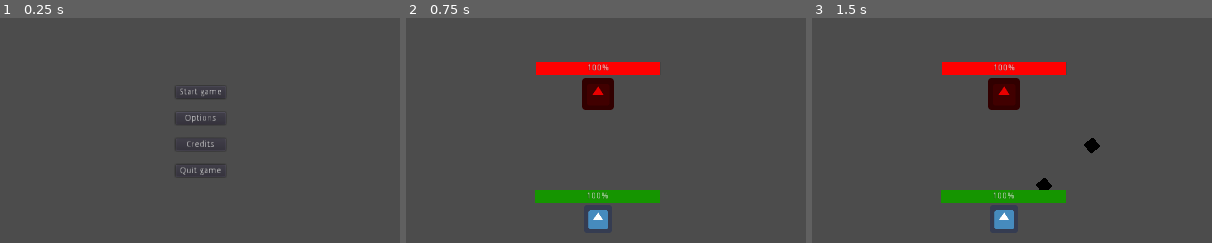
Above: before the commit, frames 1-3 (left to right).
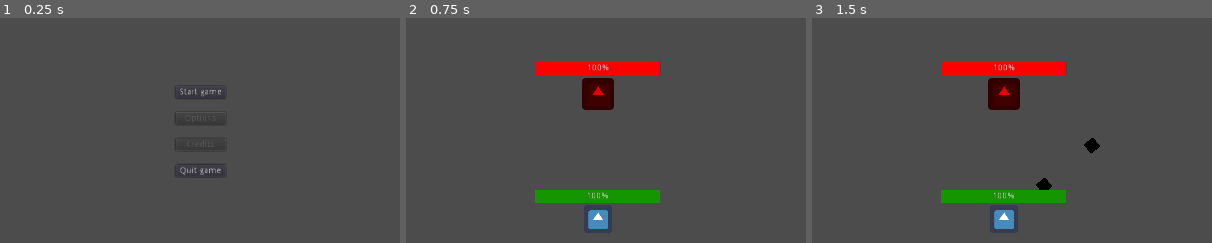
Above: after the commit, the same moments.

Repository: warriormaster12/HeartTale
Game: Godot game, scene res://Levels/MainMenu.tscn
Same seed, same stepped clock (60 frames per second), same inputs: the game is played once before the commit and once after it. The engine's default icon, where the game draws it, is replaced by a stand-in: a white triangle on a blue panel in a dark square.
Inputs (mouse positions are % of the whole screen's width and height, from its top left):
- Up to frame 1 (0.25 s): no input
- Up to frame 2 (0.75 s): click "Start game" at 0.5 s
- Up to frame 3 (1.5 s): move the mouse to (72, 45) at 1.27 s; press the mouse at (72, 45) at 1.28 s
The pictures show only the part of the screen within x 26-76%, y 33-83%; the shares and areas given below are measured in that part.

The runs differ from the first frame. In frame 1, 0.2% of the frame differs, in the area x 46-54%, y 42-58%; in frame 2, nothing differs; in frame 3, nothing differs.

Commit message:
HeartTale 1.0

Diff:
--- a/GameObjects/Enemy/BehaviourTree/BTRoot.gd
+++ b/GameObjects/Enemy/BehaviourTree/BTRoot.gd
@@ -8,6 +8,7 @@
 var can_trigger = true
 var stages = 0
 var do_once = true
+var another_do_once = true
 
 
 # Called when the node enters the scene tree for the first time.
@@ -19,10 +20,11 @@
 
 # Called every frame. 'delta' is the elapsed time since the previous frame.
 func _physics_process(delta):
-	print(stages)
 	if active_node == get_node("Stage"):
 		if stages == 0:
+			ai_target_node.god_mode = false
 			do_once = true
+			another_do_once = true
 			_wait(1.0)
 		elif stages == 1:
 			_wait(5.0)
@@ -48,9 +50,11 @@
 				_wait(2.5)
 		elif stages == 6:
 			_wait(5.0)
-			ai_target_node.god_mode = true
-			if ai_target_node.god_mode == false:
-				_wait(5.0)
+			if another_do_once == true:
+				ai_target_node.god_mode = true
+				another_do_once = false
+			#if ai_target_node.god_mode == false and another_do_once == false:
+			#	_wait(5.0)
 
 
 func _wait(wait_time):
@@ -63,5 +67,5 @@
 func _on_BehaviourExecutionTimer_timeout():
 	can_trigger = true
 	stages +=1
-	if stages > 6 and ai_target_node.god_mode == false:
+	if stages > 6:
 		stages = 0
--- a/GameObjects/Enemy/Enemy.gd
+++ b/GameObjects/Enemy/Enemy.gd
@@ -94,7 +94,7 @@
 
 func _calculate_health():
 	if(!health > 0):
-		get_tree().queue_delete(self)
+		get_tree().change_scene("res://Levels/MainMenu.tscn")
 func _calculate_position(delta):
 	var distance = current_target.position - self.position
 	new_pos = current_target.position
--- a/GameObjects/HealthPack/BloodGenerators.gd
+++ b/GameObjects/HealthPack/BloodGenerators.gd
@@ -22,4 +22,4 @@
 	var enemies = get_tree().get_nodes_in_group("Enemy")
 	for enemy in enemies:
 		if enemy.health != 3000:
-			enemy.health += 10
+			enemy.health += 40
--- a/GameObjects/HealthPack/Health.gd
+++ b/GameObjects/HealthPack/Health.gd
@@ -18,6 +18,6 @@
 
 func _on_Area2D_body_entered(body):
 	if body.name == "Player":
-		if body.health != 300:
+		if body.health <= 300:
 			body.health += rand_range(25,100)
 			queue_free()
--- a/GameObjects/Player/Player.gd
+++ b/GameObjects/Player/Player.gd
@@ -74,7 +74,7 @@
 
 func _calculate_health():
 	if(!health > 0):
-		get_tree().queue_delete(self)
+		get_tree().reload_current_scene()
 
 func _on_ShootingTimer_timeout():
 	can_shoot = true
--- a/Levels/BossLevel.gd
+++ b/Levels/BossLevel.gd
@@ -35,9 +35,9 @@
 					generator.position = generator_pos
 					add_child(generator)
 					another_do_once = false
-		else:
+
+		if generators.size() == 0 and $Enemy/BTRoot.stages > 6:
 			another_do_once = true
-		if generators.size() == 0 and $Enemy/BTRoot.stages == 6:
 			$Enemy.god_mode = false
 
 func _get_camera_center():
--- a/Levels/MainMenu.tscn
+++ b/Levels/MainMenu.tscn
@@ -46,6 +46,7 @@
 margin_top = 42.0
 margin_right = 80.0
 margin_bottom = 62.0
+disabled = true
 text = "Options"
 
 [node name="Label2" type="Label" parent="Menu"]
@@ -60,6 +61,7 @@
 margin_top = 84.0
 margin_right = 80.0
 margin_bottom = 104.0
+disabled = true
 text = "Credits"
 
 [node name="Label3" type="Label" parent="Menu"]
--- a/default_bus_layout.tres
+++ b/default_bus_layout.tres
@@ -5,11 +5,11 @@
 bus/1/solo = false
 bus/1/mute = false
 bus/1/bypass_fx = false
-bus/1/volume_db = 1.25825
+bus/1/volume_db = 3.04474
 bus/1/send = "Master"
 bus/2/name = "Music"
 bus/2/solo = false
 bus/2/mute = false
 bus/2/bypass_fx = false
-bus/2/volume_db = -0.526013
+bus/2/volume_db = 5.22452
 bus/2/send = "Master"
